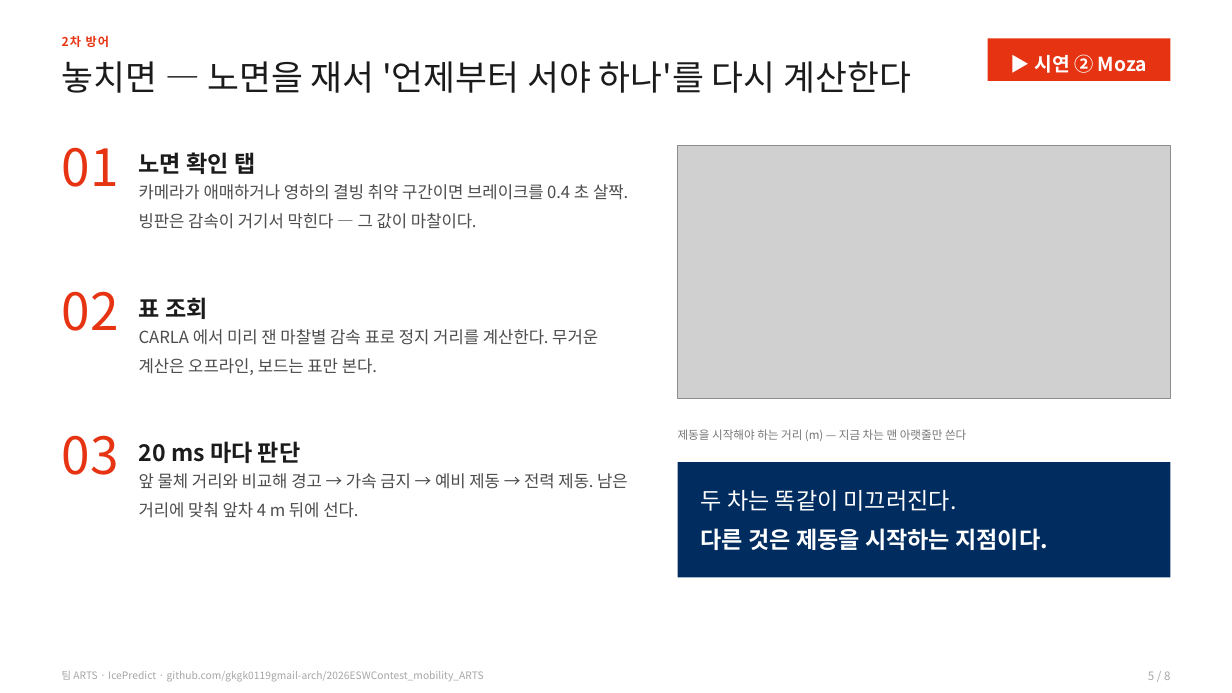
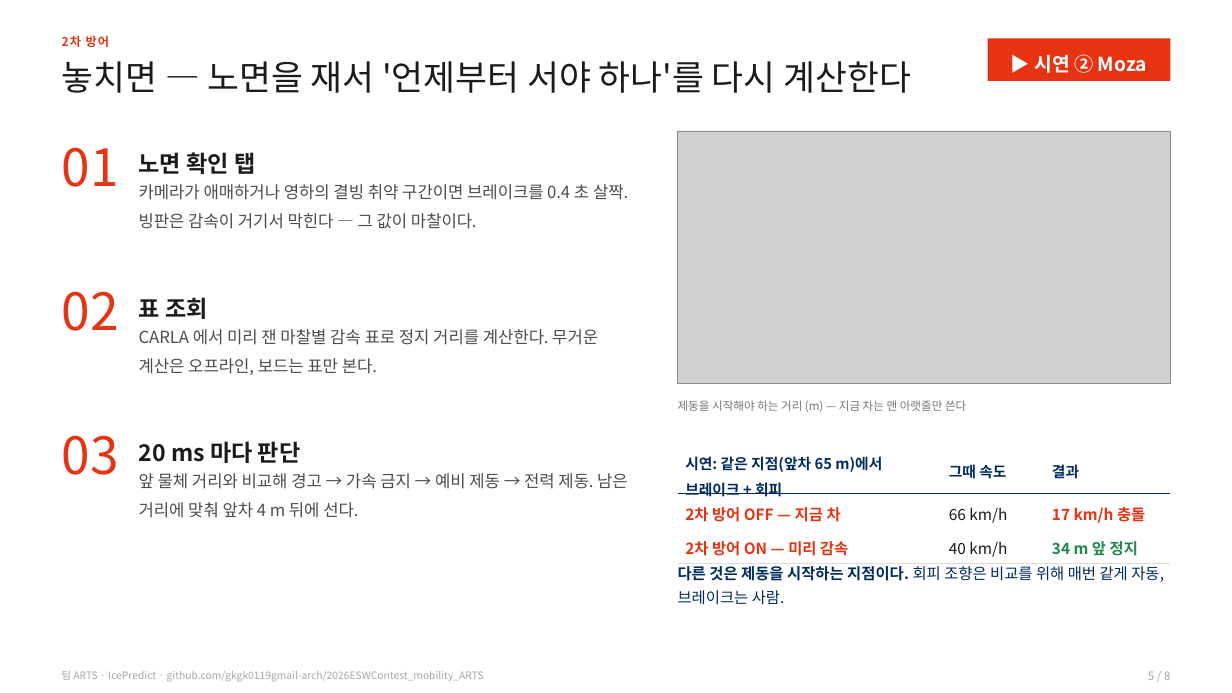
Before and after one commit to gkgk0119gmail-arch/2026ESWContest_mobility_ARTS, a slide deck: slide 5 of sw/report/2026ESWContest_모빌리티_ARTS_결선발표.pptx. Drawn at 1232x693 pixels with LibreOffice and Linux fonts; fonts in the diff are those of the drawing; grey boxes stand for pictures. Boxes give left, top, right and bottom in pixels: in the first picture for what was removed or moved away, otherwise in the second. Text is boxed around its words. In the diff, an @@ line names an element or a change of style, - is before the commit and + after.

Commit message:
[결선] 발표 자료: 1차 방어 쪽에 RealSense→CARLA 빙판 앞 정지 장면·결과, 2차 방어 쪽에 같은 지점 브레이크+회피 OFF/ON 결과, 노트에 시연 순서와 '조향은 자동' 고지

```diff
--- a/sw/report/2026ESWContest_모빌리티_ARTS_결선발표.pptx
+++ b/sw/report/2026ESWContest_모빌리티_ARTS_결선발표.pptx
@@ picture: place and size @@
-picture at box(677, 145, 1170, 398)
+picture at box(677, 131, 1170, 384)
@@ text "제동을 시작해야 하는 거리 (m) ...": place and size @@
-text "제동을 시작해야 하는 거리 (m) ..." at box(678, 429, 966, 441)
+text "제동을 시작해야 하는 거리 (m) ..." at box(678, 400, 966, 412)
@@ table added at box(677, 445, 1170, 561), 3 rows, 3 columns @@
+시연: 같은 지점(앞차 65 m)에서 브레이크 + 회피 | 그때 속도 | 결과
+2차 방어 OFF — 지금 차 | 66 km/h | 17 km/h 충돌
+2차 방어 ON — 미리 감속 | 40 km/h | 34 m 앞 정지
@@ rectangle removed at box(677, 462, 1170, 578) @@
@@ text at box(678, 566, 1164, 605): text changed; size 18 to 12 pt; text colour #FFFFFF to #002C5F; bold off @@
-두 차는 똑같이 미끄러진다.
-다른 것은 제동을 시작하는 지점이다.
+다른 것은 제동을 시작하는 지점이다. 회피 조향은 비교를 위해 매번 같게 자동, 브레이크는 사람.
```
Also in this commit, not shown: 1 other slide changed, 2 other files.
